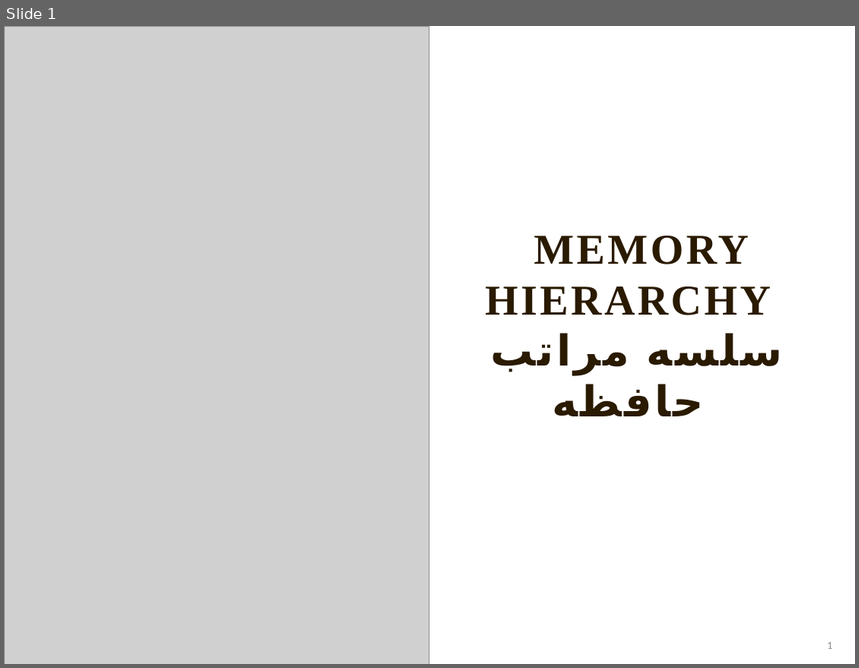
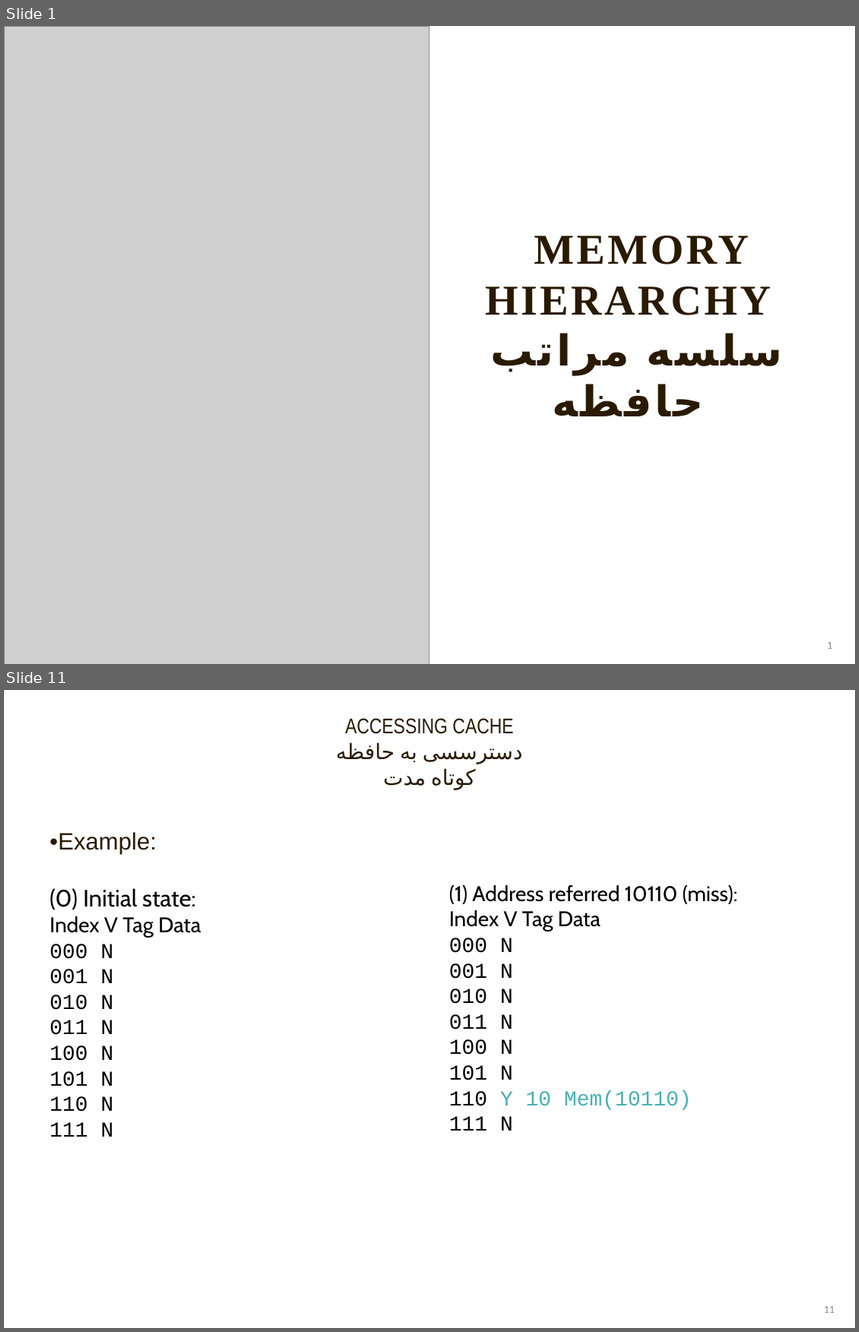
Before and after one commit to farzinsharif/computer-architecture-slide, a slide deck: Chapter4.Memory Hirearchy.pptx. Shown one above the other, each under a label of ours: slide 1 before the commit, slides 1 and 11 after it; the slides between them are not shown. The pictures are 859x668 and 859x1332 pixels, drawn with LibreOffice and Linux fonts; fonts in the diff are those of the drawing; grey boxes stand for pictures. Boxes give left, top, right and bottom in pixels: in the first picture for what was removed or moved away, otherwise in the second. Text is boxed around its words. In the diff, an @@ line names an element or a change of style, - is before the commit and + after.

```diff
--- a/Chapter4.Memory Hirearchy.pptx
+++ b/Chapter4.Memory Hirearchy.pptx
@@ slide 11 added at (x1=4, y1=690, x2=855, y2=1328), background #FFFFFF @@
@@ text added at (x1=345, y1=718, x2=523, y2=790), 18 pt, text #2A1A00 @@
+ACCESSING CACHE
+دسترسسی به حافظه کوتاه مدت
@@ text added at (x1=50, y1=832, x2=201, y2=1137), 18 pt, text #000000 @@
+•Example:
+(0) Initial state:
+Index V Tag Data
+000 N
+001 N
+010 N
+011 N
+100 N
+101 N
+110 N
+111 N
@@ text added at (x1=449, y1=885, x2=738, y2=1131), 18 pt, text #000000 @@
+(1) Address referred 10110 (miss):
+Index V Tag Data
+000 N
+001 N
+010 N
+011 N
+100 N
+101 N
+110 Y 10 Mem(10110)
+111 N
@@ page number added at (x1=824, y1=1306, x2=835, y2=1313), 9 pt, text #8C8C8C @@
+11
```
Also in this commit, not shown: 2 slides changed, 38 other slides added, 4 slides removed.
